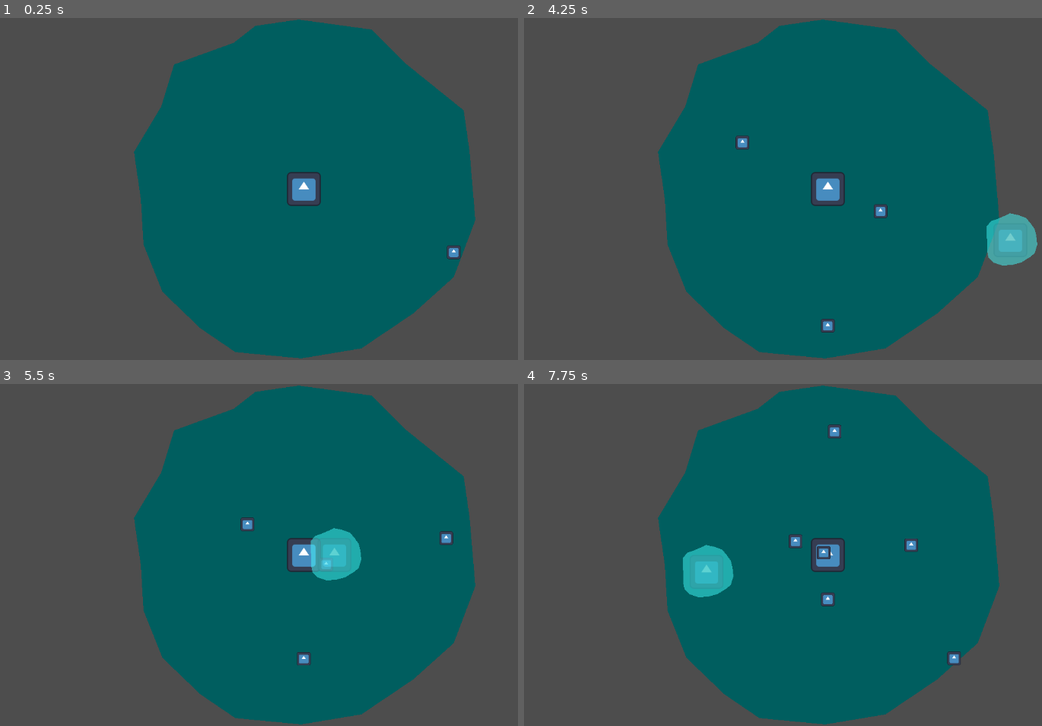
Above: before the commit, frames 1-4 (two rows, left to right).
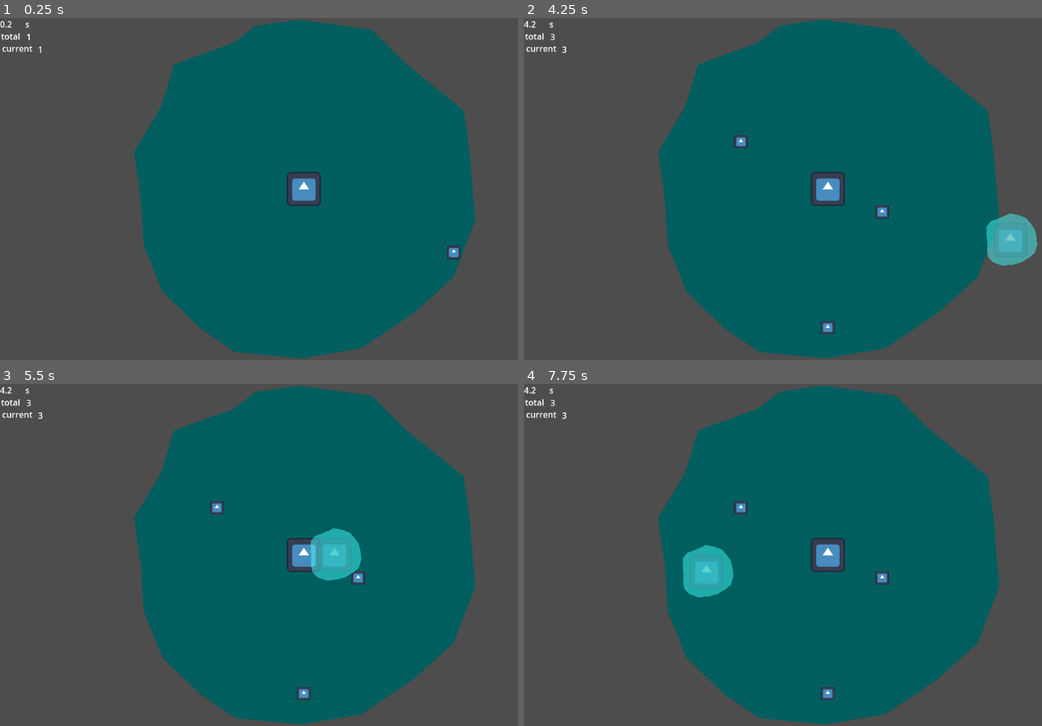
Above: after the commit, the same moments.

Repository: alifeee/loop
Game: Godot game, scene res://scenes/main.tscn
Two runs of this game, one before a commit and one after it. Both use one fixed random seed, a clock stepped at 60 frames per second and the inputs below. The engine's default icon, where the game draws it, is replaced by a stand-in: a white triangle on a blue panel in a dark square.
Inputs (mouse positions are in pixels of both pictures, inside the frame that each line leads up to):
- Up to frame 1 (0.25 s): no input
- Up to frame 2 (4.25 s): tap Enter at 0.5 s; move the mouse to (959, 171) at 0.52 s; click (959, 171) at 0.67 s; move the mouse to (705, 206) at 1.27 s; click (705, 206) at 1.42 s; move the mouse to (886, 113) at 2.02 s; click (886, 113) at 2.17 s; move the mouse to (798, 257) at 2.77 s; click (798, 257) at 2.92 s; move the mouse to (1010, 240) at 3.52 s; click (1010, 240) at 3.67 s; tap Space (Pause, bound only after the commit) at 4.15 s
- Up to frame 3 (5.5 s): move the mouse to (119, 503) at 4.27 s; click (119, 503) at 4.42 s; move the mouse to (336, 555) at 5.02 s; click (336, 555) at 5.17 s
- Up to frame 4 (7.75 s): move the mouse to (736, 469) at 5.77 s; click (736, 469) at 5.92 s; move the mouse to (959, 537) at 6.52 s; click (959, 537) at 6.67 s; move the mouse to (705, 572) at 7.27 s; click (705, 572) at 7.42 s

The runs differ from the first frame. In frame 1, 0.1% of the frame differs, in the area x 0-8%, y 0-11%; in frame 2, 0.4%; in frame 3, 0.8%; in frame 4, 1.1%, in the area x 0-85%, y 0-93%.

Commit message:
add pause game function and user interface

Diff:
--- a/project.godot
+++ b/project.godot
@@ -18,3 +18,11 @@
 [autoload]
 
 Globals="*res://scenes/globals.tscn"
+
+[input]
+
+Pause={
+"deadzone": 0.2,
+"events": [Object(InputEventKey,"resource_local_to_scene":false,"resource_name":"","device":-1,"window_id":0,"alt_pressed":false,"shift_pressed":false,"ctrl_pressed":false,"meta_pressed":false,"pressed":false,"keycode":0,"physical_keycode":32,"key_label":0,"unicode":32,"location":0,"echo":false,"script":null)
+]
+}
--- a/scenes/main.tscn
+++ b/scenes/main.tscn
@@ -1,9 +1,10 @@
-[gd_scene load_steps=5 format=3 uid="uid://c06e8kqm41gh3"]
+[gd_scene load_steps=6 format=3 uid="uid://c06e8kqm41gh3"]
 
 [ext_resource type="Script" uid="uid://cis34mrvusi2o" path="res://scripts/portal.gd" id="1_0wfyh"]
 [ext_resource type="Script" uid="uid://c8u5g67s4bvvo" path="res://scripts/player.gd" id="1_jyhfs"]
 [ext_resource type="Texture2D" uid="uid://wajv0p62nlg7" path="res://icon.svg" id="1_o5qli"]
 [ext_resource type="PackedScene" uid="uid://ck2h376ut281v" path="res://scenes/loop.tscn" id="5_tbgi4"]
+[ext_resource type="Script" uid="uid://b1o1776rup4my" path="res://scripts/userinterface.gd" id="5_tefeu"]
 
 [node name="Node2D" type="Node2D" node_paths=PackedStringArray("loop1")]
 script = ExtResource("1_jyhfs")
@@ -20,9 +21,10 @@
 scale = Vector2(0.5, 0.5)
 texture = ExtResource("1_o5qli")
 
-[node name="Spawner" type="Node2D" parent="."]
+[node name="Spawner" type="Node2D" parent="." node_paths=PackedStringArray("timer")]
 position = Vector2(576, 324)
 script = ExtResource("1_0wfyh")
+timer = NodePath("SpawnTimer")
 
 [node name="SpawnTimer" type="Timer" parent="Spawner"]
 wait_time = 1.5
@@ -31,4 +33,44 @@
 [node name="Loop1" parent="." instance=ExtResource("5_tbgi4")]
 position = Vector2(-44, -48)
 
+[node name="CanvasLayer" type="CanvasLayer" parent="."]
+script = ExtResource("5_tefeu")
+
+[node name="TimeLabel" type="Label" parent="CanvasLayer"]
+offset_right = 40.0
+offset_bottom = 23.0
+text = "12.5"
+
+[node name="Label" type="Label" parent="CanvasLayer"]
+offset_left = 48.0
+offset_right = 88.0
+offset_bottom = 23.0
+text = "s"
+
+[node name="TotalEnemies" type="Label" parent="CanvasLayer"]
+offset_left = 50.0
+offset_top = 24.0
+offset_right = 90.0
+offset_bottom = 47.0
+
+[node name="Label2" type="Label" parent="CanvasLayer"]
+offset_left = 2.0
+offset_top = 23.0
+offset_right = 42.0
+offset_bottom = 46.0
+text = "total"
+
+[node name="CurrentEnemies" type="Label" parent="CanvasLayer"]
+offset_left = 72.0
+offset_top = 48.0
+offset_right = 112.0
+offset_bottom = 71.0
+
+[node name="Label3" type="Label" parent="CanvasLayer"]
+offset_left = 4.0
+offset_top = 46.0
+offset_right = 44.0
+offset_bottom = 69.0
+text = "current"
+
 [connection signal="timeout" from="Spawner/SpawnTimer" to="Spawner" method="_on_timer_timeout"]
--- a/scripts/demon.gd
+++ b/scripts/demon.gd
@@ -12,6 +12,8 @@
 
 func _physics_process(delta: float) -> void:
 	if dead:
+		return
+	if Globals.gamestate != Globals.GAMESTATES.PLAYING:
 		return
 	var distance = delta * walk_speed
 	position = position + Vector2(
--- a/scripts/globals.gd
+++ b/scripts/globals.gd
@@ -1,12 +1,27 @@
 extends Node2D
 
-enum GAMESTATE {
+# game states
+enum GAMESTATES {
 	START_SCREEN,
 	PLAYING,
 	PAUSED,
 	WIN_SCREEN
 }
+var gamestate = GAMESTATES.PLAYING
 
+# signals
+signal pause_game
+signal resume_game
+
+# global variables
+var total_demons = 0
 var demons: Array[Demon] = []
+@export var amicool: bool
 
-@export var amicool: bool
+func pause():
+	pause_game.emit()
+	print("pausing game")
+
+func resume():
+	resume_game.emit()
+	print("resuming game")
--- a/scripts/player.gd
+++ b/scripts/player.gd
@@ -30,6 +30,16 @@
 	add_child(loop)
 
 func _input(event):
+	# pause game
+	if event.is_action_pressed("Pause"):
+		# is playing, pause
+		if Globals.gamestate == Globals.GAMESTATES.PLAYING:
+			Globals.gamestate = Globals.GAMESTATES.PAUSED
+			Globals.pause()
+		# if paused, play
+		elif Globals.gamestate == Globals.GAMESTATES.PAUSED:
+			Globals.gamestate = Globals.GAMESTATES.PLAYING
+			Globals.resume()
 	# start looping!
 	if event is InputEventMouseButton and event.is_pressed():
 		is_held = true
--- a/scripts/portal.gd
+++ b/scripts/portal.gd
@@ -1,11 +1,19 @@
 extends Node2D
 
+@export var timer: Timer
 var rng = RandomNumberGenerator.new()
 var packeddemon: PackedScene
 
 func _ready() -> void:
 	packeddemon = preload("res://scenes/demon.tscn")
 	_on_timer_timeout()
+	Globals.pause_game.connect(stop_timer)
+	Globals.resume_game.connect(start_timer)
+
+func stop_timer() -> void:
+	timer.stop()
+func start_timer() -> void:
+	timer.start()
 
 func _on_timer_timeout() -> void:
 	var newdemon: Demon = packeddemon.instantiate()
@@ -17,4 +25,5 @@
 	)
 	newdemon.walk_angle = spawning_angle - PI
 	Globals.demons.append(newdemon)
+	Globals.total_demons += 1
 	add_child(newdemon)
--- /dev/null
+++ b/scripts/userinterface.gd
@@ -0,0 +1,18 @@
+extends CanvasLayer
+
+var time_elapsed: float
+
+#func _ready() -> void:
+	#start_time = Time.get_unix_time_from_system()
+
+func _process(delta: float) -> void:
+	# time
+	if Globals.gamestate == Globals.GAMESTATES.PLAYING:
+		time_elapsed += delta
+	$TimeLabel.text = str(snapped(time_elapsed, 0.1))
+
+	# enemies total
+	$TotalEnemies.text = str(Globals.total_demons)
+
+	# enemies now
+	$CurrentEnemies.text = str(len(Globals.demons))
Not shown, added: scripts/userinterface.gd.uid
